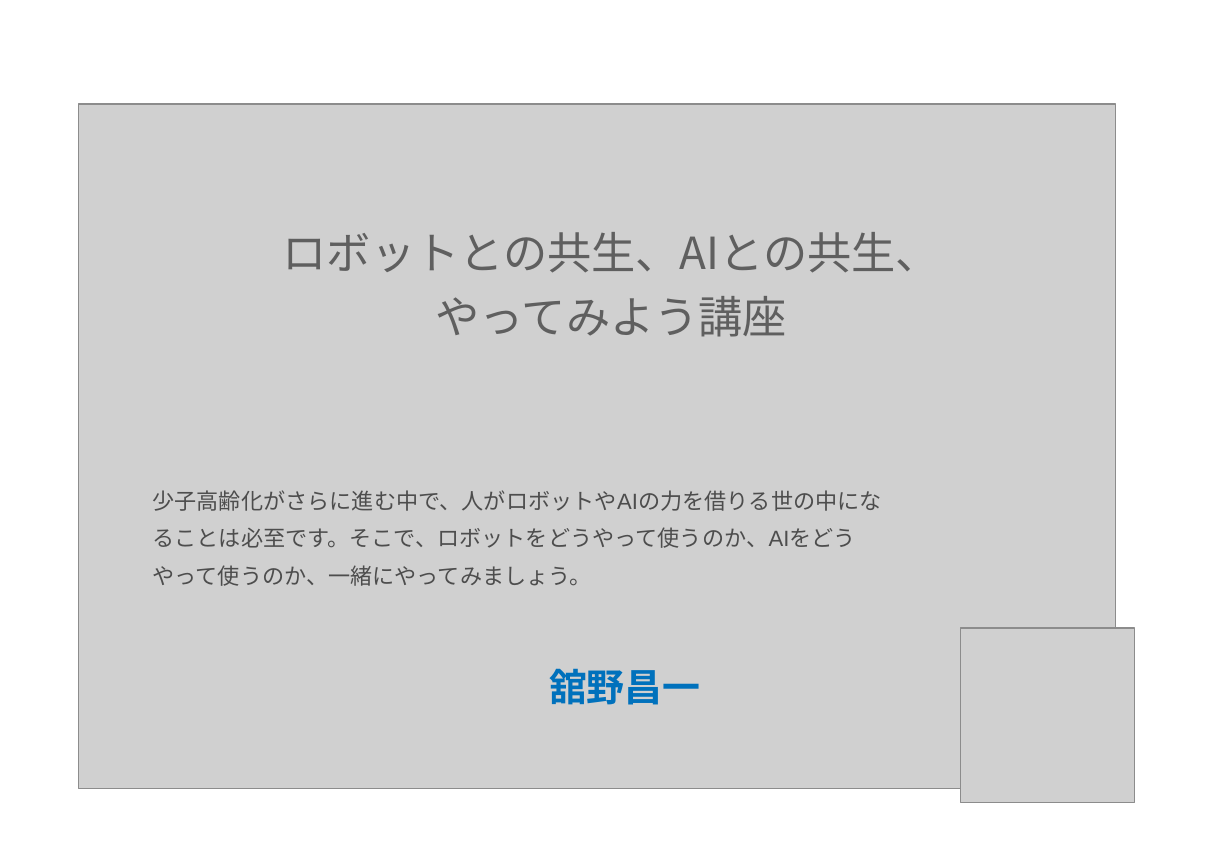
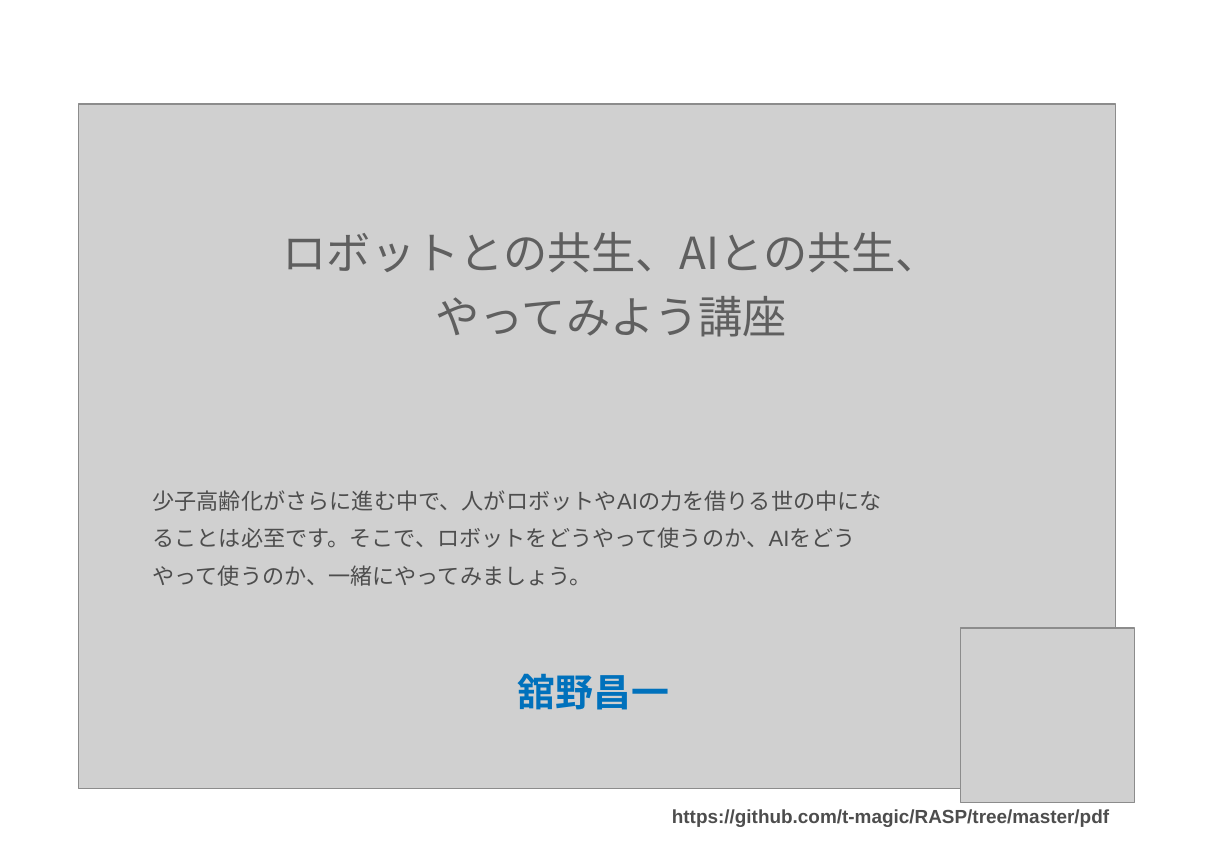
Before and after one commit to t-magic/RASP, a slide deck: slide 1 of pdf/ロボットとの共生、AIとの共生、やってみよう講座.ppt. Drawn at 1232x853 pixels with LibreOffice and Linux fonts; fonts in the diff are those of the drawing; grey boxes stand for pictures. Boxes give left, top, right and bottom in pixels: in the first picture for what was removed or moved away, otherwise in the second. Text is boxed around its words. In the diff, an @@ line names an element or a change of style, - is before the commit and + after.

```diff
--- a/pdf/ロボットとの共生、AIとの共生、やってみよう講座.ppt
+++ b/pdf/ロボットとの共生、AIとの共生、やってみよう講座.ppt
@@ text "舘野昌一": place and size @@
-text "舘野昌一" at bbox=[549, 668, 701, 705]
+text "舘野昌一" at bbox=[518, 673, 670, 710]
@@ text added at bbox=[672, 809, 1109, 827], 12 pt, text #4D4D4D, bold @@
+https://github.com/t-magic/RASP/tree/master/pdf
```
Also in this commit, not shown: 4 other slides changed, 1 other file.
